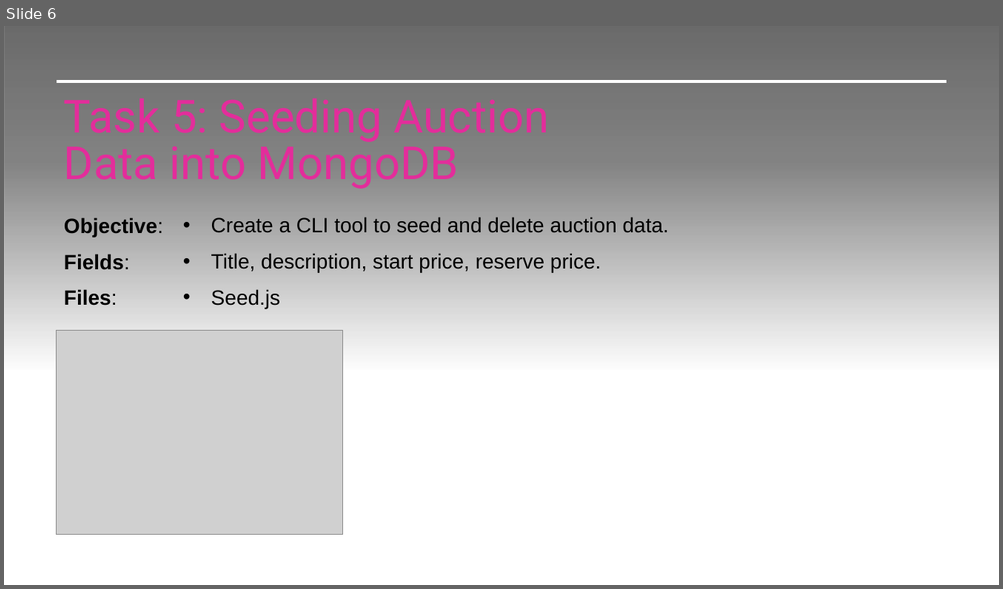
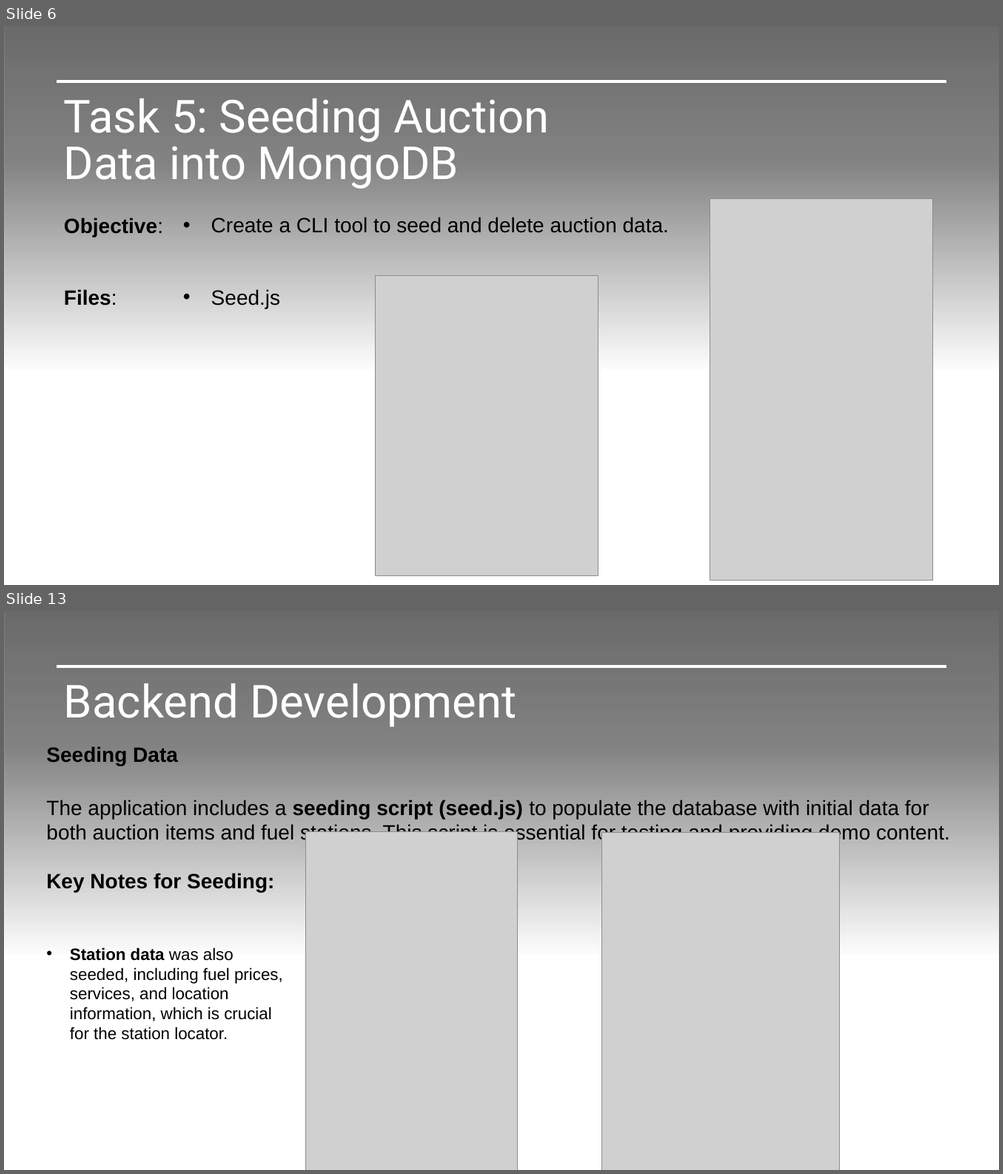
Before and after one commit to jvmacuto/mission-05-z-energy, a slide deck: Documents/Mission 5.pptx. Shown one above the other, each under a label of ours: slide 6 before the commit, slides 6 and 13 after it; the slides between them are not shown. The pictures are 1003x589 and 1003x1174 pixels, drawn with LibreOffice and Linux fonts; fonts in the diff are those of the drawing; grey boxes stand for pictures; background and template pictures are left out. Boxes give left, top, right and bottom in pixels: in the first picture for what was removed or moved away, otherwise in the second. Text is boxed around its words. In the diff, an @@ line names an element or a change of style, - is before the commit and + after.

```diff
--- a/Documents/Mission 5.pptx
+++ b/Documents/Mission 5.pptx
@@ slide 13 added at [4, 611, 999, 1170], background picture (left out) @@
@@ rectangle added at [4, 611, 999, 967], fill gradient #000000 @@
@@ line added from (57, 667) to (946, 667), #FFFFFF 3 pt @@
@@ title added at [64, 684, 516, 727], 44 pt, text #FFFFFF @@
+Backend Development
@@ subtitle added at [46, 746, 178, 766], 20 pt, text #000000, bold @@
+Seeding Data
@@ text added at [46, 800, 950, 844], 20 pt, text #000000 @@
+The application includes a seeding script (seed.js) to populate the database with initial data for both auction items and fuel stations. This script is essential for testing and providing demo content.
@@ picture added at [305, 832, 517, 1170] @@
@@ picture added at [602, 832, 839, 1170] @@
@@ text added at [46, 873, 274, 892], 20 pt, text #000000, bold @@
+Key Notes for Seeding:
@@ text added at [70, 948, 283, 1040], 16 pt, text #000000 @@
+• Station data was also seeded, including fuel prices, services, and location information, which is crucial for the station locator.
@@ line added from (57, 1126) to (946, 1126), #FFFFFF 0.5 pt @@
@@ slide 6 changed as well @@
@@ title "Task 5: Seeding Auction Data ..." at [64, 99, 549, 189]: text colour #E32D9B to #FFFFFF @@
@@ picture added at [710, 199, 933, 581] @@
@@ text removed at [64, 254, 130, 270] @@
-Fields:
@@ text removed at [211, 253, 601, 273] @@
-• Title, description, start price, reserve price.
@@ picture added at [375, 276, 599, 577] @@
@@ picture removed at [57, 330, 343, 535] @@
```
Also in this commit, not shown: 6 other slides changed, 14 other slides added.
